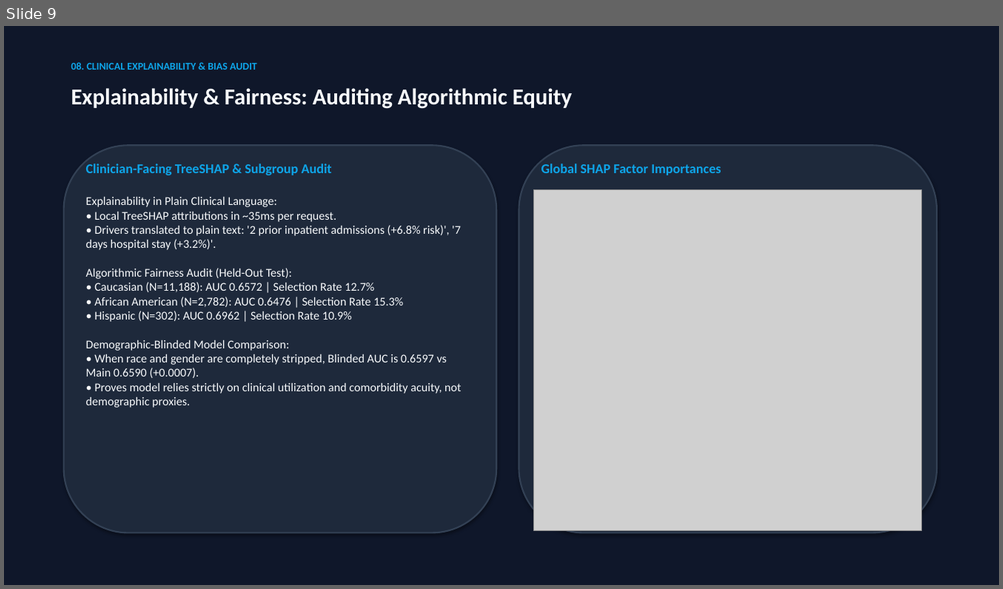
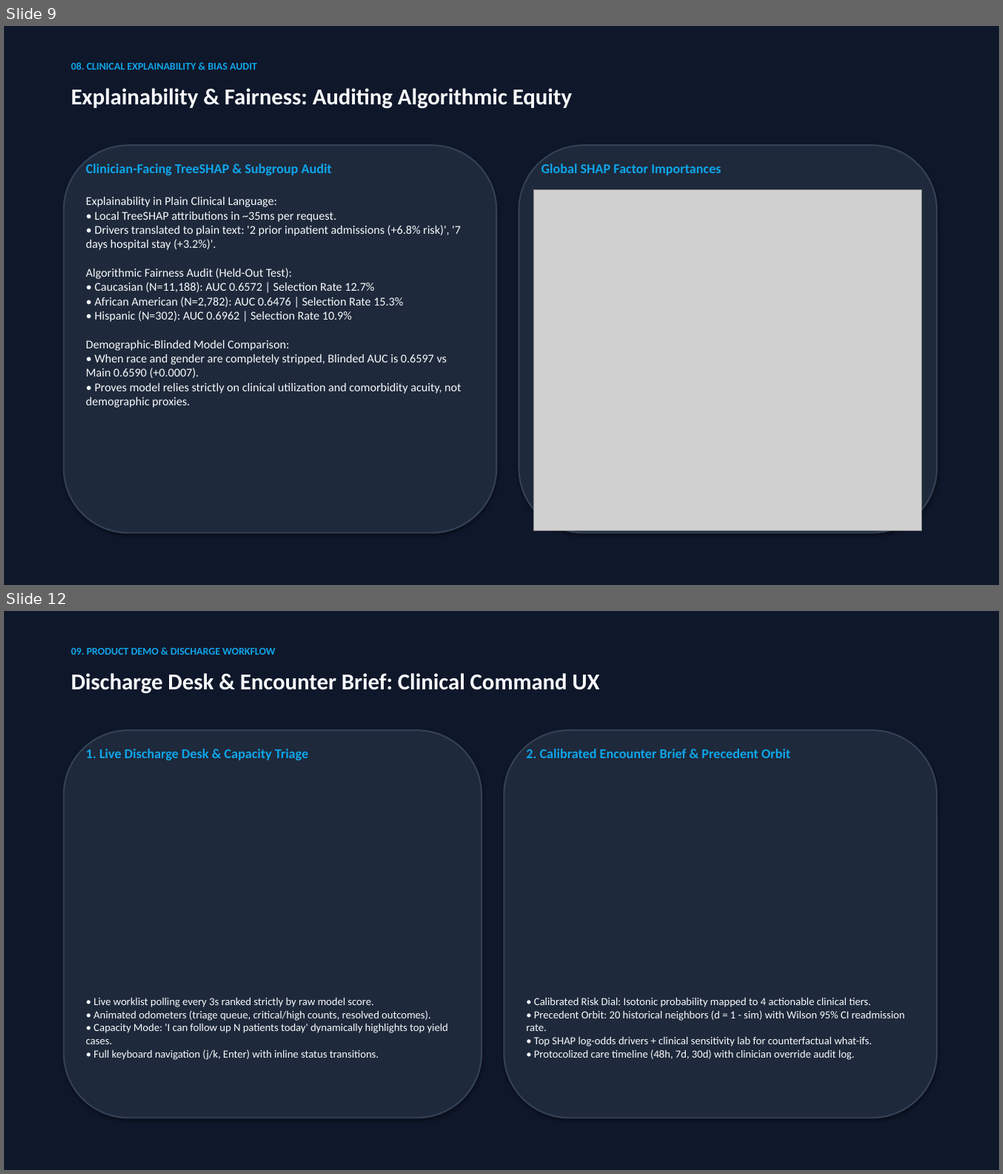
Before and after one commit to Tribhuwansingh2023/ReadmitIQ, a slide deck: docs/presentation/ReadmitIQ_deck.pptx. Shown one above the other, each under a label of ours: slide 9 before the commit, slides 9 and 12 after it; the slides between them are not shown. The pictures are 1003x589 and 1003x1174 pixels, drawn with LibreOffice and Linux fonts; fonts in the diff are those of the drawing; grey boxes stand for pictures. Boxes give left, top, right and bottom in pixels: in the first picture for what was removed or moved away, otherwise in the second. Text is boxed around its words. In the diff, an @@ line names an element or a change of style, - is before the commit and + after.

Commit message:
feat(xai): add Explainable AI v2 layer with local engine, global audit, and clinical UI

```diff
--- a/docs/presentation/ReadmitIQ_deck.pptx
+++ b/docs/presentation/ReadmitIQ_deck.pptx
@@ slide 12 added at (x1=4, y1=611, x2=999, y2=1170), background #FFFFFF @@
@@ rectangle added at (x1=4, y1=611, x2=999, y2=1170), fill #0F172A @@
@@ text added at (x1=71, y1=648, x2=275, y2=655), 10 pt, text #0EA5E9, bold @@
+09. PRODUCT DEMO & DISCHARGE WORKFLOW
@@ text added at (x1=71, y1=673, x2=600, y2=694), 22 pt, text #F8FAFC, bold @@
+Discharge Desk & Encounter Brief: Clinical Command UX
@@ rounded rectangle added at (x1=64, y1=730, x2=481, y2=1119), fill #1E293B, outline #334155 1.5 pt @@
@@ rounded rectangle added at (x1=504, y1=730, x2=936, y2=1119), fill #1E293B, outline #334155 1.5 pt @@
@@ text added at (x1=86, y1=749, x2=308, y2=760), 13 pt, text #0EA5E9, bold @@
+1. Live Discharge Desk & Capacity Triage
@@ text added at (x1=526, y1=749, x2=790, y2=758), 13 pt, text #0EA5E9, bold @@
+2. Calibrated Encounter Brief & Precedent Orbit
@@ text added at (x1=86, y1=997, x2=448, y2=1060), 10.5 pt, text #F8FAFC @@
+• Live worklist polling every 3s ranked strictly by raw model score.
+• Animated odometers (triage queue, critical/high counts, resolved outcomes).
+• Capacity Mode: 'I can follow up N patients today' dynamically highlights top yield cases.
+• Full keyboard navigation (j/k, Enter) with inline status transitions.
@@ text added at (x1=526, y1=997, x2=905, y2=1060), 10.5 pt, text #F8FAFC @@
+• Calibrated Risk Dial: Isotonic probability mapped to 4 actionable clinical tiers.
+• Precedent Orbit: 20 historical neighbors (d = 1 - sim) with Wilson 95% CI readmission rate.
+• Top SHAP log-odds drivers + clinical sensitivity lab for counterfactual what-ifs.
+• Protocolized care timeline (48h, 7d, 30d) with clinician override audit log.
```
Also in this commit, not shown: 4 slides changed, 4 other slides added, 1 slide removed, 53 other files.
